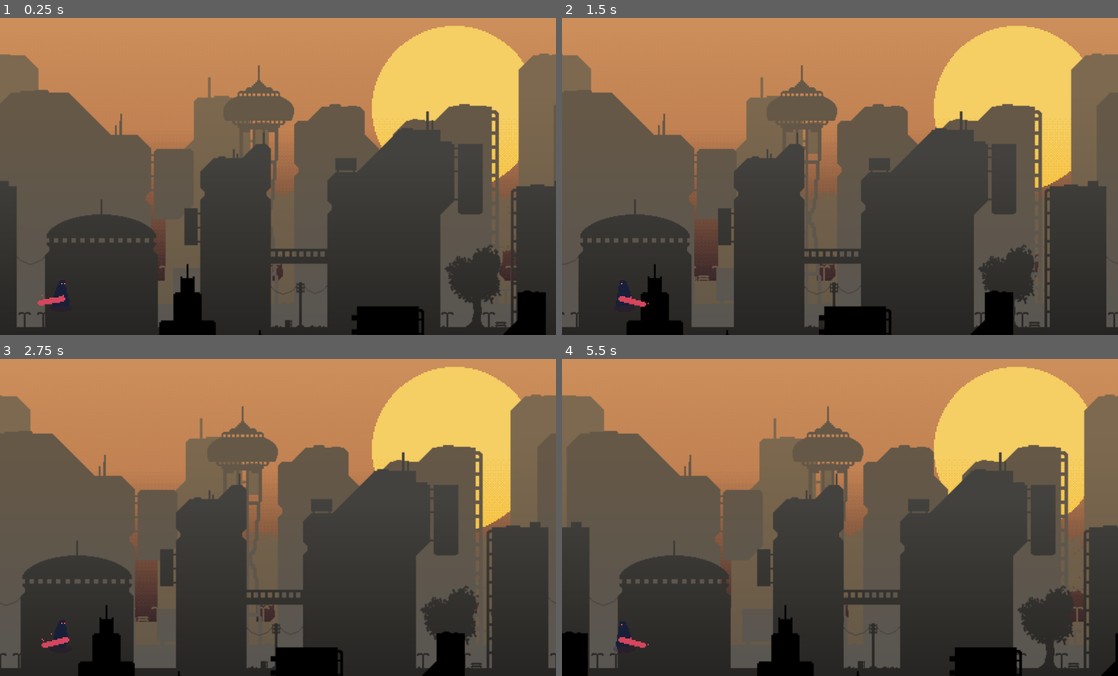
Above: before the commit, frames 1-4 (two rows, left to right).
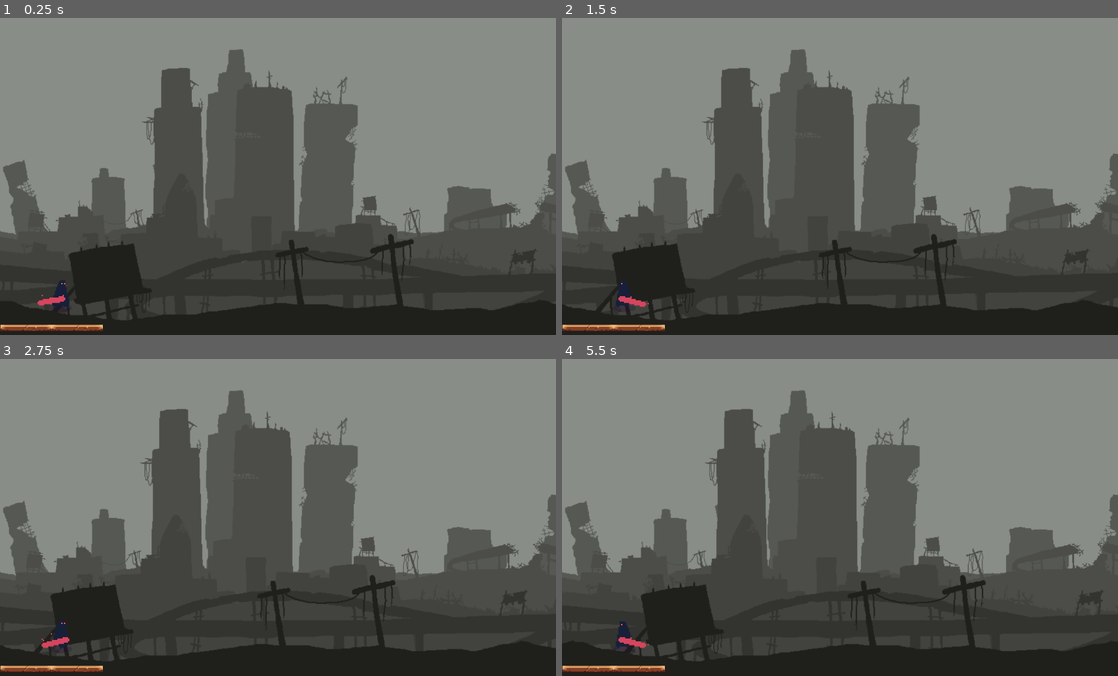
Above: after the commit, the same moments.

Repository: braticpetar/rule-of-three
Game: Godot game, scene res://test.tscn
Same seed, same stepped clock (60 frames per second), same inputs: the game is played once before the commit and once after it. The project has no main scene, so this scene is started directly.
Inputs:
- Up to frame 1 (0.25 s): no input
- Up to frame 2 (1.5 s): hold D (right) 0.53-1.28 s; hold A (left) from 1.28 s (still down)
- Up to frame 3 (2.75 s): release A (left) at 2.03 s; hold D (right) from 2.03 s (still down)
- Up to frame 4 (5.5 s): release D (right) at 3.53 s; hold A (left) from 3.53 s (still down)

The runs differ from the first frame. In frame 1, 69% of the frame differs, in the area x 0-100%, y 0-100%; in frame 2, 68%; in frame 3, 68%; in frame 4, 70%.

Commit message:
added two more levels with parallax scrolling

Diff:
--- /dev/null
+++ b/desert/desert.tscn
@@ -0,0 +1,55 @@
+[gd_scene load_steps=6 format=3 uid="uid://bxugbu6iecm8w"]
+
+[ext_resource type="Texture2D" uid="uid://bi37qupxpst1i" path="res://desert/1.png" id="1_mekps"]
+[ext_resource type="Texture2D" uid="uid://8t0j43tytk2f" path="res://desert/2.png" id="2_otkim"]
+[ext_resource type="Texture2D" uid="uid://b3rcdwdhkwmvr" path="res://desert/3.png" id="3_frm3e"]
+[ext_resource type="Texture2D" uid="uid://bffvryw5dl0qe" path="res://desert/4.png" id="4_wafgm"]
+[ext_resource type="Texture2D" uid="uid://bcsva7aacvbl3" path="res://desert/5.png" id="5_atv6b"]
+
+[node name="ParallaxBackground" type="ParallaxBackground"]
+scale = Vector2(4, 4)
+transform = Transform2D(4, 0, 0, 4, 0, 0)
+
+[node name="background" type="ParallaxLayer" parent="."]
+texture_filter = 1
+motion_scale = Vector2(0, 0)
+
+[node name="Sprite2D" type="Sprite2D" parent="background"]
+texture_filter = 1
+texture = ExtResource("1_mekps")
+centered = false
+
+[node name="city4" type="ParallaxLayer" parent="."]
+motion_scale = Vector2(0.07, 0.07)
+motion_mirroring = Vector2(480, 0)
+
+[node name="Sprite2D" type="Sprite2D" parent="city4"]
+texture_filter = 3
+texture = ExtResource("2_otkim")
+centered = false
+
+[node name="city3" type="ParallaxLayer" parent="."]
+motion_scale = Vector2(0.1, 0.1)
+motion_mirroring = Vector2(480, 0)
+
+[node name="Sprite2D" type="Sprite2D" parent="city3"]
+texture_filter = 1
+texture = ExtResource("3_frm3e")
+centered = false
+
+[node name="city2" type="ParallaxLayer" parent="."]
+motion_scale = Vector2(0.17, 0.17)
+motion_mirroring = Vector2(480, 0)
+
+[node name="Sprite2D" type="Sprite2D" parent="city2"]
+texture_filter = 1
+texture = ExtResource("4_wafgm")
+centered = false
+
+[node name="city1" type="ParallaxLayer" parent="."]
+motion_mirroring = Vector2(480, 0)
+
+[node name="Sprite2D" type="Sprite2D" parent="city1"]
+texture_filter = 3
+texture = ExtResource("5_atv6b")
+centered = false
--- a/Player/blood_demon.tscn
+++ b/player/blood_demon.tscn
@@ -1,8 +1,8 @@
 [gd_scene load_steps=46 format=3 uid="uid://bvli3xctfxair"]
 
-[ext_resource type="Script" uid="uid://cng3lployx2r" path="res://Player/player_controller.gd" id="1_aolgh"]
-[ext_resource type="Texture2D" uid="uid://dcewy3yb3xaob" path="res://Player/blood-demon.png" id="1_jwvdf"]
-[ext_resource type="Script" uid="uid://oh6appk8t360" path="res://Core/state_machine.gd" id="3_n604i"]
+[ext_resource type="Script" uid="uid://cng3lployx2r" path="res://player/player_controller.gd" id="1_aolgh"]
+[ext_resource type="Texture2D" uid="uid://dcewy3yb3xaob" path="res://player/blood-demon.png" id="1_jwvdf"]
+[ext_resource type="Script" uid="uid://oh6appk8t360" path="res://core/state_machine.gd" id="3_n604i"]
 
 [sub_resource type="AtlasTexture" id="AtlasTexture_ljr2e"]
 atlas = ExtResource("1_jwvdf")
@@ -329,6 +329,7 @@
 frame_progress = 0.317092
 
 [node name="CollisionShape2D" type="CollisionShape2D" parent="."]
+visible = false
 position = Vector2(44, -17)
 shape = SubResource("CapsuleShape2D_ua2pn")
 
--- a/Player/player_running.gd
+++ b/player/player_running.gd
@@ -2,8 +2,8 @@
 
 static var state_name = "PlayerRunningState"
 
-const ACCELERATION: float = 20.0
-const MAX_SPEED: float = 150.0
+const ACCELERATION: float = 10.0
+const MAX_SPEED: float = 45.0
 
 func get_state_name() -> String:
 	return state_name
--- a/Background/parallax_background.tscn
+++ b/sun_city/parallax_background.tscn
@@ -1,11 +1,11 @@
 [gd_scene load_steps=7 format=3 uid="uid://b4kvbq5h01ef1"]
 
-[ext_resource type="Texture2D" uid="uid://covwhye1afadw" path="res://Background/background.png" id="1_wr50x"]
-[ext_resource type="Texture2D" uid="uid://b6tongld4uk8m" path="res://Background/city1plan.png" id="2_bmeys"]
-[ext_resource type="Texture2D" uid="uid://3jbrujthhvxq" path="res://Background/sun.png" id="2_e0wl5"]
-[ext_resource type="Texture2D" uid="uid://bjtivnbedbtt8" path="res://Background/city4plan.png" id="3_bg5co"]
-[ext_resource type="Texture2D" uid="uid://bqx6v5tedvo6k" path="res://Background/city3plan.png" id="4_b4s6o"]
-[ext_resource type="Texture2D" uid="uid://c6f0nnwpxrkgu" path="res://Background/city2plan.png" id="5_afwn3"]
+[ext_resource type="Texture2D" uid="uid://covwhye1afadw" path="res://sun_city/background.png" id="1_wr50x"]
+[ext_resource type="Texture2D" uid="uid://b6tongld4uk8m" path="res://sun_city/city1plan.png" id="2_bmeys"]
+[ext_resource type="Texture2D" uid="uid://3jbrujthhvxq" path="res://sun_city/sun.png" id="2_e0wl5"]
+[ext_resource type="Texture2D" uid="uid://bjtivnbedbtt8" path="res://sun_city/city4plan.png" id="3_bg5co"]
+[ext_resource type="Texture2D" uid="uid://bqx6v5tedvo6k" path="res://sun_city/city3plan.png" id="4_b4s6o"]
+[ext_resource type="Texture2D" uid="uid://c6f0nnwpxrkgu" path="res://sun_city/city2plan.png" id="5_afwn3"]
 
 [node name="ParallaxBackground" type="ParallaxBackground"]
 scale = Vector2(2, 2)
@@ -33,7 +33,7 @@
 centered = false
 
 [node name="city3" type="ParallaxLayer" parent="."]
-motion_scale = Vector2(0.2, 0.2)
+motion_scale = Vector2(0.3, 0.3)
 motion_mirroring = Vector2(630, 0)
 
 [node name="Sprite2D" type="Sprite2D" parent="city3"]
@@ -41,7 +41,7 @@
 centered = false
 
 [node name="city2" type="ParallaxLayer" parent="."]
-motion_scale = Vector2(0.3, 0.3)
+motion_scale = Vector2(0.5, 0.5)
 motion_mirroring = Vector2(630, 0)
 
 [node name="Sprite2D" type="Sprite2D" parent="city2"]
--- a/test.tscn
+++ b/test.tscn
@@ -1,11 +1,11 @@
 [gd_scene load_steps=3 format=3 uid="uid://ctvhajonytf2u"]
 
-[ext_resource type="PackedScene" uid="uid://bvli3xctfxair" path="res://Player/blood_demon.tscn" id="1_8uh7m"]
-[ext_resource type="PackedScene" uid="uid://b4kvbq5h01ef1" path="res://Background/parallax_background.tscn" id="2_6uqi0"]
+[ext_resource type="PackedScene" uid="uid://bvli3xctfxair" path="res://player/blood_demon.tscn" id="1_8uh7m"]
+[ext_resource type="PackedScene" uid="uid://b3tshyceodrw1" path="res://wasteland/wasteland.tscn" id="2_8uh7m"]
 
 [node name="Node2D" type="Node2D"]
 
-[node name="ParallaxBackground" parent="." instance=ExtResource("2_6uqi0")]
+[node name="Blood Demon" parent="." instance=ExtResource("1_8uh7m")]
+position = Vector2(12, 677)
 
-[node name="Blood Demon" parent="." instance=ExtResource("1_8uh7m")]
-position = Vector2(214, 576)
+[node name="ParallaxBackground" parent="." instance=ExtResource("2_8uh7m")]
--- /dev/null
+++ b/wasteland/wasteland.tscn
@@ -0,0 +1,58 @@
+[gd_scene load_steps=7 format=3 uid="uid://b3tshyceodrw1"]
+
+[ext_resource type="Texture2D" uid="uid://bccgubo6sd686" path="res://wasteland/WCP_1.png" id="1_4ufdh"]
+[ext_resource type="Texture2D" uid="uid://t4f503h1af0c" path="res://wasteland/WCP_2.png" id="2_0e8m2"]
+[ext_resource type="Texture2D" uid="uid://cux5o718ulnnq" path="res://wasteland/WCP_3.png" id="3_a8egj"]
+[ext_resource type="Texture2D" uid="uid://c13rycultbgmj" path="res://wasteland/WCP_4.png" id="4_jt784"]
+[ext_resource type="Texture2D" uid="uid://3t8sbyudby22" path="res://wasteland/WCP_5.png" id="5_ivnir"]
+[ext_resource type="Texture2D" uid="uid://b5dl6coqeyodv" path="res://sun_city/floor.png" id="6_0e8m2"]
+
+[node name="ParallaxBackground" type="ParallaxBackground"]
+scale = Vector2(1.45, 1.45)
+transform = Transform2D(1.45, 0, 0, 1.45, 0, 0)
+
+[node name="background" type="ParallaxLayer" parent="."]
+motion_scale = Vector2(0, 0)
+
+[node name="Sprite2D" type="Sprite2D" parent="background"]
+texture = ExtResource("1_4ufdh")
+centered = false
+
+[node name="city4" type="ParallaxLayer" parent="."]
+motion_scale = Vector2(0.1, 0.1)
+motion_mirroring = Vector2(1075, 0)
+
+[node name="Sprite2D" type="Sprite2D" parent="city4"]
+texture = ExtResource("2_0e8m2")
+centered = false
+
+[node name="city3" type="ParallaxLayer" parent="."]
+motion_scale = Vector2(0.3, 0.3)
+motion_mirroring = Vector2(1075, 0)
+
+[node name="Sprite2D" type="Sprite2D" parent="city3"]
+texture = ExtResource("3_a8egj")
+centered = false
+
+[node name="city2" type="ParallaxLayer" parent="."]
+motion_scale = Vector2(0.5, 0.5)
+motion_mirroring = Vector2(1075, 0)
+
+[node name="Sprite2D" type="Sprite2D" parent="city2"]
+texture = ExtResource("4_jt784")
+centered = false
+
+[node name="city1" type="ParallaxLayer" parent="."]
+motion_mirroring = Vector2(1075, 0)
+
+[node name="Sprite2D" type="Sprite2D" parent="city1"]
+texture = ExtResource("5_ivnir")
+centered = false
+
+[node name="Floor" type="Sprite2D" parent="."]
+position = Vector2(40.6897, 485.517)
+texture = ExtResource("6_0e8m2")
+
+[node name="Floor" type="Sprite2D" parent="Floor"]
+position = Vector2(80, -1.14441e-05)
+texture = ExtResource("6_0e8m2")
Renamed: Core/state.gd -> core/state.gd
Renamed: Core/state.gd.uid -> core/state.gd.uid
Renamed: Core/state_machine.gd -> core/state_machine.gd
Renamed: Core/state_machine.gd.uid -> core/state_machine.gd.uid
Binary file added: desert/1.png
Not shown, changed: desert/1.png.import
Binary file added: desert/2.png
Not shown, changed: desert/2.png.import
Binary file added: desert/3.png
Not shown, added: desert/3.png.import
Binary file added: desert/4.png
Not shown, added: desert/4.png.import
(and 44 more such lines)
